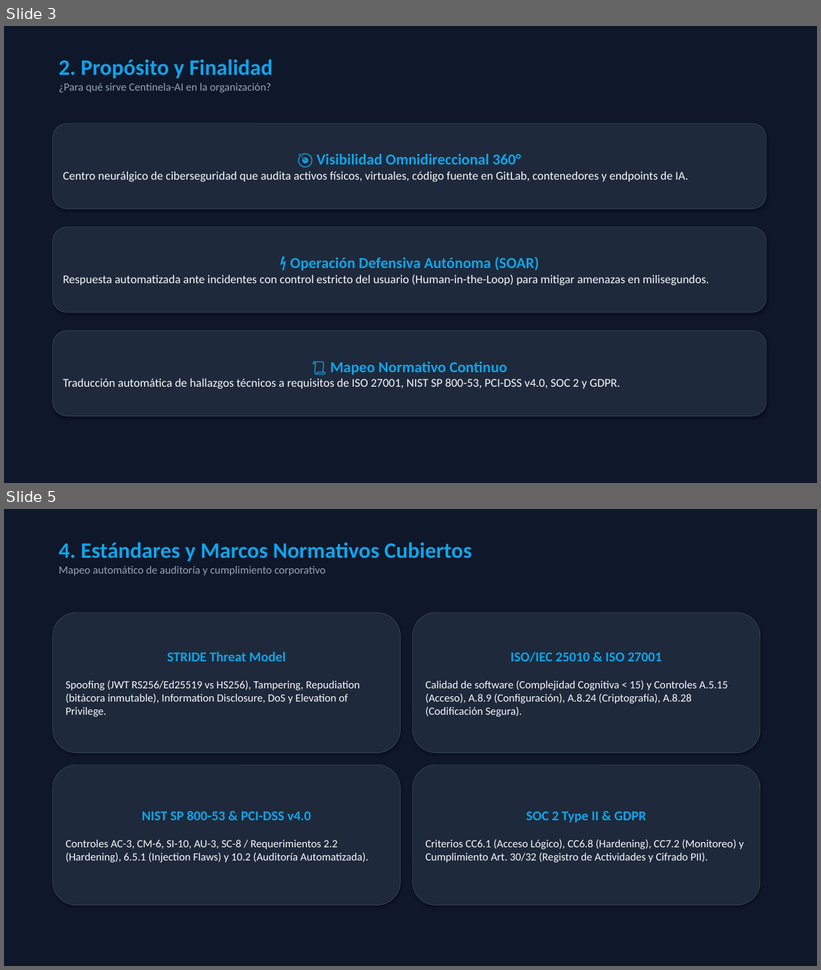
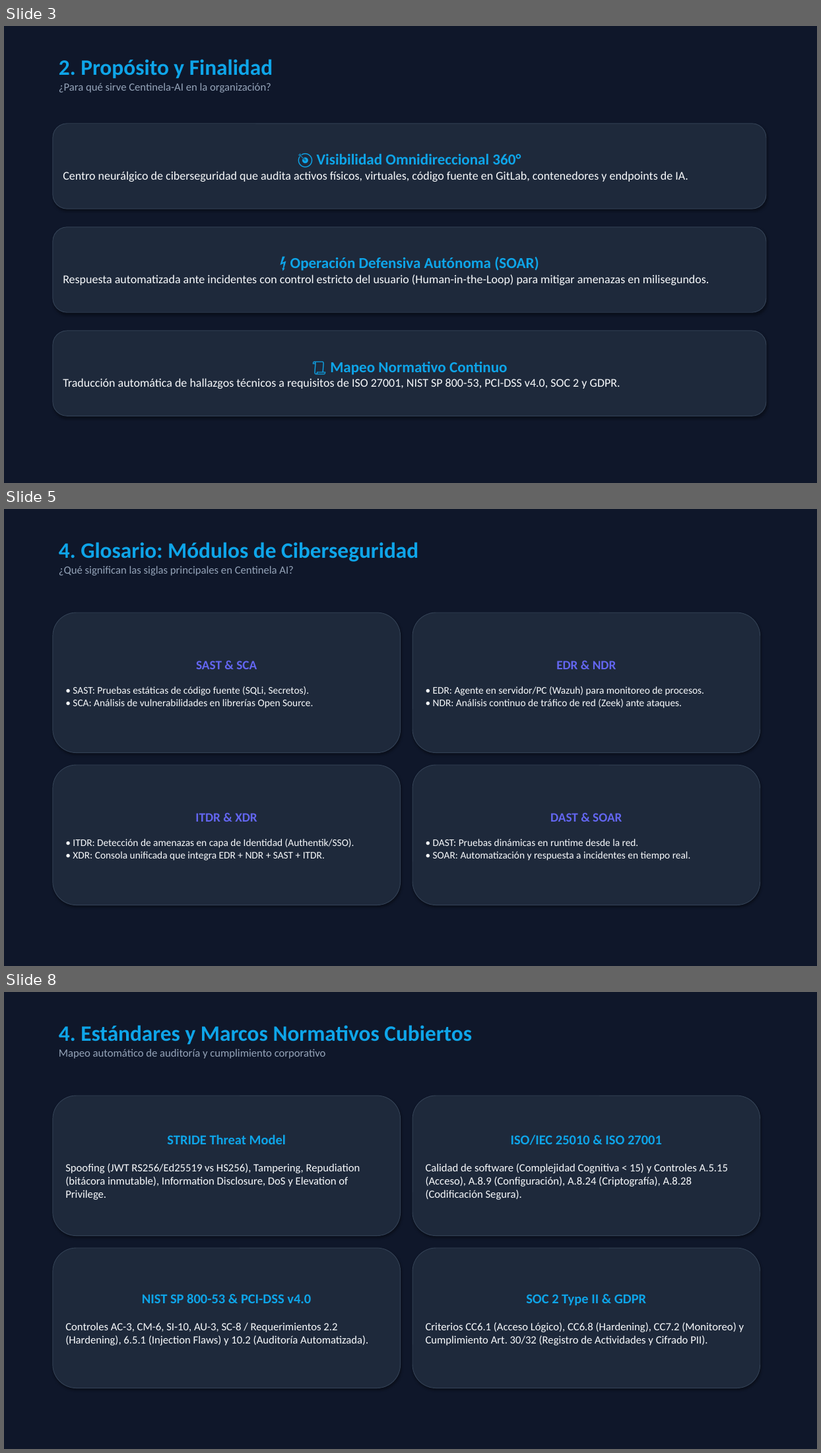
Before and after one commit to imarthe75/centinela-ai, a slide deck: Presentacion_Centinela_AI.pptx. Shown one above the other, each under a label of ours: slides 3 and 5 before the commit, slides 3, 5 and 8 after it; the slides between them are not shown. The pictures are 821x970 and 821x1453 pixels, drawn with LibreOffice and Linux fonts; fonts in the diff are those of the drawing. Boxes give left, top, right and bottom in pixels: in the first picture for what was removed or moved away, otherwise in the second. Text is boxed around its words. In the diff, an @@ line names an element or a change of style, - is before the commit and + after.

Commit message:
docs(pptx): Expand Presentacion_Centinela_AI.pptx with 3 new dedicated executive/developer glossary slides (14 slides total)

```diff
--- a/Presentacion_Centinela_AI.pptx
+++ b/Presentacion_Centinela_AI.pptx
@@ slide 5 added at (x1=4, y1=509, x2=817, y2=966), background #FFFFFF @@
@@ rectangle added at (x1=4, y1=509, x2=817, y2=966), fill #0F172A, outline #0F172A 0.75 pt @@
@@ text added at (x1=59, y1=542, x2=418, y2=576), 13 pt, text #94A3B8 @@
+4. Glosario: Módulos de Ciberseguridad
+¿Qué significan las siglas principales en Centinela AI?
@@ rounded rectangle added at (x1=53, y1=613, x2=401, y2=753), fill #1E293B, outline #334155 0.75 pt, 12 pt, text #F8FAFC @@
+SAST & SCA
+• SAST: Pruebas estáticas de código fuente (SQLi, Secretos).
+• SCA: Análisis de vulnerabilidades en librerías Open Source.
@@ rounded rectangle added at (x1=413, y1=613, x2=760, y2=753), fill #1E293B, outline #334155 0.75 pt, 12 pt, text #F8FAFC @@
+EDR & NDR
+• EDR: Agente en servidor/PC (Wazuh) para monitoreo de procesos.
+• NDR: Análisis continuo de tráfico de red (Zeek) ante ataques.
@@ rounded rectangle added at (x1=53, y1=765, x2=401, y2=906), fill #1E293B, outline #334155 0.75 pt, 12 pt, text #F8FAFC @@
+ITDR & XDR
+• ITDR: Detección de amenazas en capa de Identidad (Authentik/SSO).
+• XDR: Consola unificada que integra EDR + NDR + SAST + ITDR.
@@ rounded rectangle added at (x1=413, y1=765, x2=760, y2=906), fill #1E293B, outline #334155 0.75 pt, 12 pt, text #F8FAFC @@
+DAST & SOAR
+• DAST: Pruebas dinámicas en runtime desde la red.
+• SOAR: Automatización y respuesta a incidentes en tiempo real.
@@ what was slide 5 is now slide 8 @@
```
Also in this commit, not shown: 1 slide changed, 2 other slides added.
